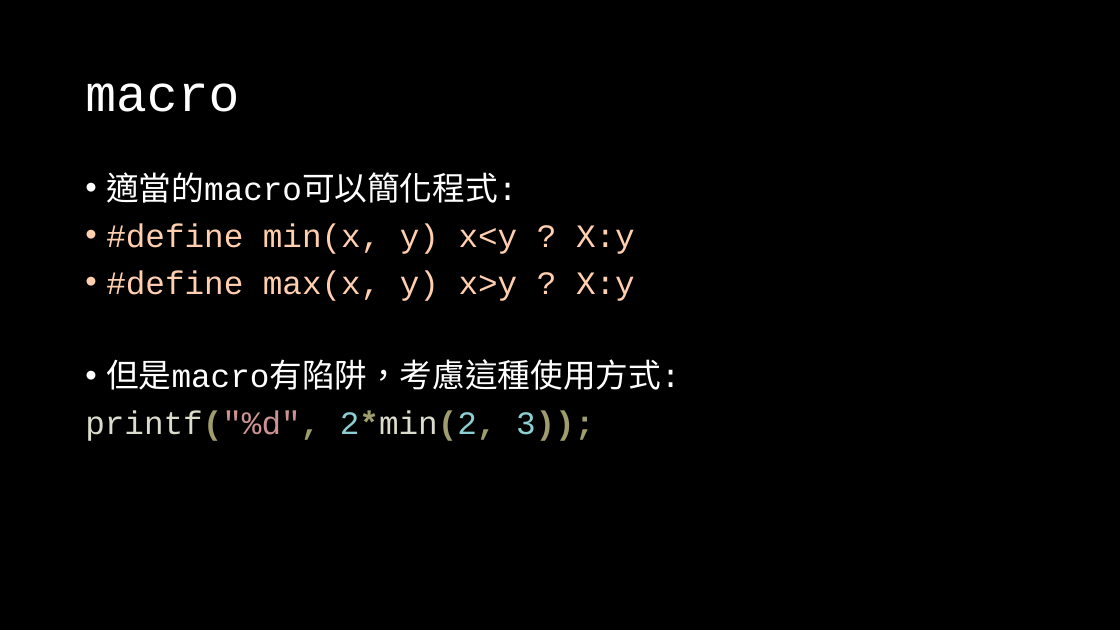
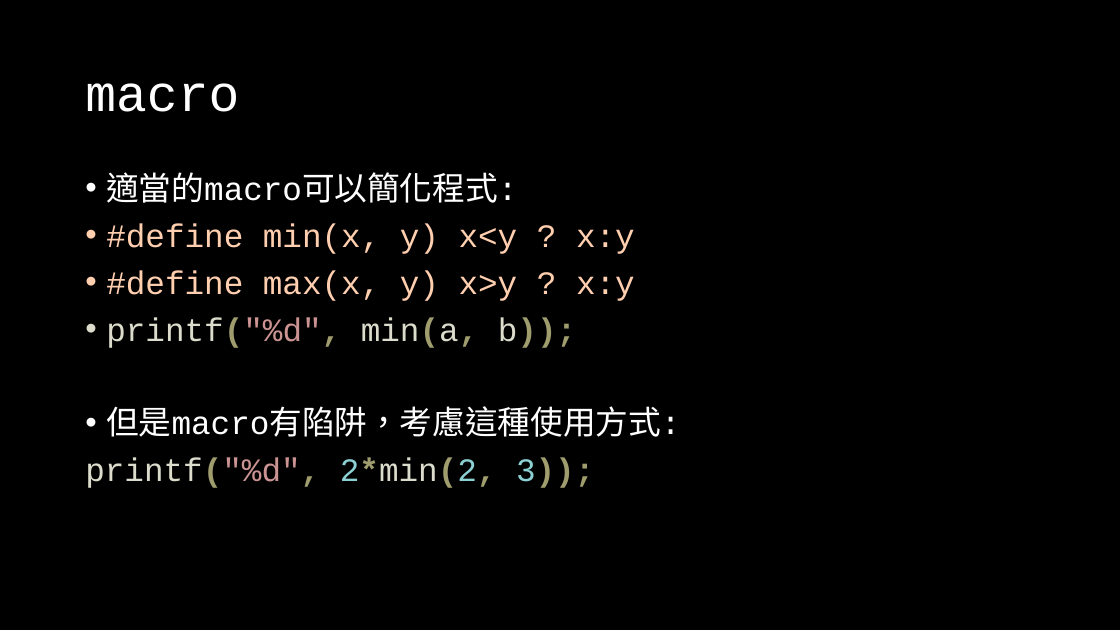
Before and after one commit to OEmiliatanO/those_c_prog_didnt_teach, a slide deck: slide 33 of Ch1/Ch1-basic.pptx. Drawn at 1120x630 pixels with LibreOffice and Linux fonts; fonts in the diff are those of the drawing. Boxes give left, top, right and bottom in pixels: in the first picture for what was removed or moved away, otherwise in the second. Text is boxed around its words. In the diff, an @@ line names an element or a change of style, - is before the commit and + after.

```diff
--- a/Ch1/Ch1-basic.pptx
+++ b/Ch1/Ch1-basic.pptx
@@ text at box(106, 223, 635, 348): text changed @@
-• #define min(x, y) x<y ? X:y
-• #define max(x, y) x>y ? X:y
+• #define min(x, y) x<y ? x:y
+• #define max(x, y) x>y ? x:y
+• printf("%d", min(a, b));
```
Also in this commit, not shown: 3 other slides changed, 1 slide added, 1 slide removed, 3 other files.
